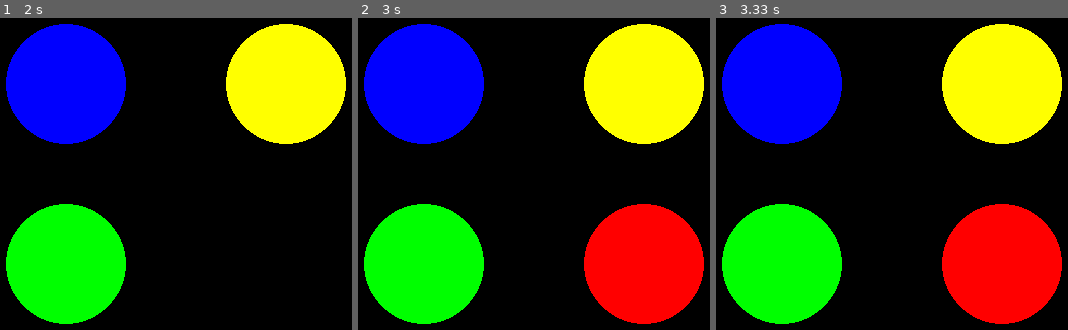
Above: before the commit, frames 1-3 (left to right).
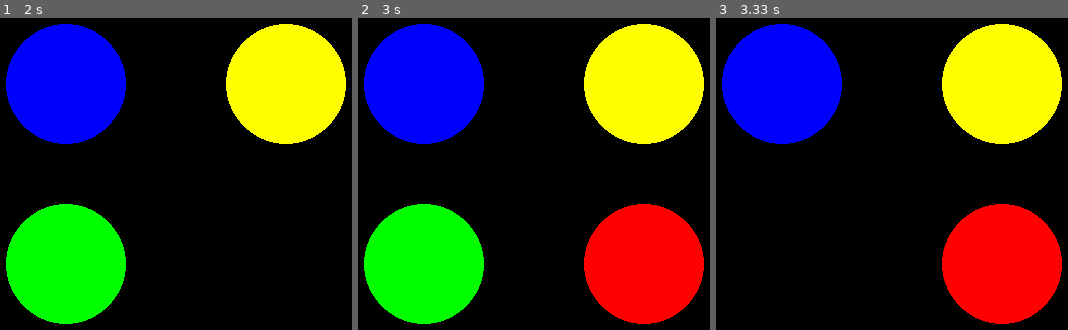
Above: after the commit, the same moments.

Repository: insper-classroom/devlife-23-1-projeto-pygame-henrique-turco-e-thiago-miranda
Game: pygame game, started from jogo.py
Two runs of this game, one before a commit and one after it. Both use one fixed random seed, a clock stepped at 60 frames per second and the inputs below.
Inputs (mouse positions are in pixels of both pictures, inside the frame that each line leads up to):
- Up to frame 1 (2 s): click (66, 83) at 0.38 s; click (285, 264) at 0.72 s
- Up to frame 2 (3 s): no input
- Up to frame 3 (3.33 s): no input

Frames 1-2 are identical in both runs. In frame 3, 10% of the frame differs, in the area x 1-36%, y 59-99%.

Commit message:
Modo clássico funcionando

Diff:
--- a/classes.py
+++ b/classes.py
@@ -26,21 +26,25 @@
         self.rodada = 1
 
 
+
     def desenha(self, window):
         self.window.fill((0, 0, 0))
         self.circulos.desenha()
-        for i in range(self.rodada):
-            if self.validacao:
-                self.circulos.sorteia_circulos()
+
         pygame.display.update()
 
     def atualiza_estado(self):
+        self.circulos.atualiza()
+        if self.validacao:
+            self.circulos.sorteia_circulos()
+            self.validacao = False
+
         for event in pygame.event.get():
             self.x, self.y = pygame.mouse.get_pos()
             mouse_rect = pygame.Rect(self.x, self.y, 1, 1)
 
-            if event.type == pygame.MOUSEBUTTONDOWN:
-                print('chegou')
+            if event.type == pygame.MOUSEBUTTONUP:
+
                 if mouse_rect.colliderect(self.retangulo[0]):
 
                     self.jogadas_player.append(self.lista_cores[0])
@@ -56,15 +60,17 @@
                 elif mouse_rect.colliderect(self.retangulo[3]):
 
                     self.jogadas_player.append(self.lista_cores[3])
+
                 print(self.jogadas_player)
                 print(self.cores_sorteadas)
 
                 if self.jogadas_player == self.cores_sorteadas:
                     print('validou')
-                    self.rodada+=1
+                    self.circulos.indice_circulo = 0
                     self.validacao = True
 
-            self.jogadas_player = []
+            if len(self.jogadas_player) == len(self.cores_sorteadas):
+                self.jogadas_player = []
 
             if event.type == pygame.QUIT:
                 return False
@@ -96,25 +102,50 @@
         self.cores_sorteadas = []
         self.rect_sorteados = []
         self.retangulo = []
-
-    def desenha(self):
-        for i in range(len(self.lista_cores)):
-            pygame.draw.circle(self.window, self.lista_cores[i], self.posicoes[i], self.raio)
-            r = pygame.Rect(self.posicoes[i][0] - self.raio, self.posicoes[i][1] - self.raio, self.raio*2, self.raio*2)
-            self.retangulo.append(r)
+        self.indice_circulo = 0
+        self.tempo_start = pygame.time.get_ticks()
+        self.mostra_circulo = True
 
     def sorteia_circulos(self):
-        self.tempo = pygame.time.get_ticks() // 1000
-        self.tempo_anterior = 0
         circulo_sorteado = random.choice(self.circulos)
         self.cores_sorteadas.append(circulo_sorteado[1])
         self.rect_sorteados.append(pygame.Rect(circulo_sorteado[2][0]-self.raio, circulo_sorteado[2][1]-self.raio, self.raio*2, self.raio*2))
 
-        for cor in self.cores_sorteadas:
-            for circulos in self.circulos:
-                    if cor == circulos[1]:
-                        if self.tempo - self.tempo_anterior == 1:
-                            print('entrou')
-                            pygame.draw.circle(self.window, (0, 0, 0), circulos[2], self.raio)
-                            pygame.display.update()
-                            self.tempo_anterior = self.tempo
+    def desenha(self):
+
+        for i in range(len(self.lista_cores)):
+            r = pygame.Rect(self.posicoes[i][0] - self.raio, self.posicoes[i][1] - self.raio, self.raio*2, self.raio*2)
+            self.retangulo.append(r)
+
+            if self.mostra_circulo or self.indice_circulo >= len(self.cores_sorteadas) or self.lista_cores[i] != self.cores_sorteadas[self.indice_circulo]:
+                pygame.draw.circle(self.window, self.lista_cores[i], self.posicoes[i], self.raio)
+
+
+
+
+    def atualiza(self):
+
+        self.tempo_passado = pygame.time.get_ticks() - self.tempo_start
+        print(self.tempo_passado)
+
+        if self.tempo_passado > 1000:
+            self.mostra_circulo = not self.mostra_circulo
+            self.tempo_start = pygame.time.get_ticks()
+            if self.mostra_circulo:
+                self.indice_circulo+=1
+
+
+
+
+
+
+        # # for cor in self.cores_sorteadas:
+        #    for circulos in self.circulos:
+        #         if circulos[1] == cor:
+
+        #             pygame.draw.circle(self.window, (0, 0, 0), circulos[2], self.raio)
+        #             pygame.display.update()
+
+
+        #             pygame.draw.circle(self.window, cor, circulos[2], self.raio)
+        #             pygame.display.update()
